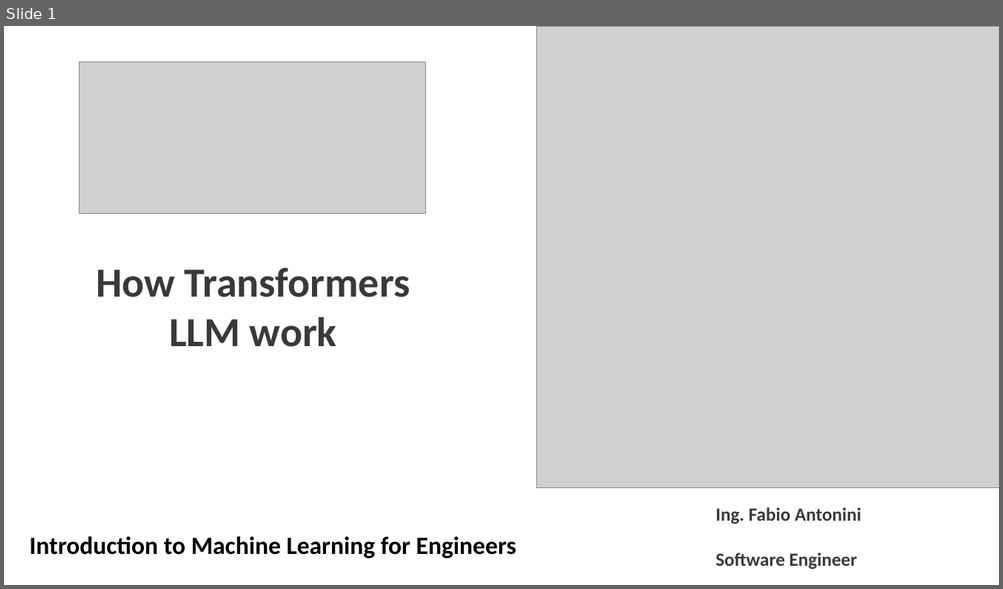
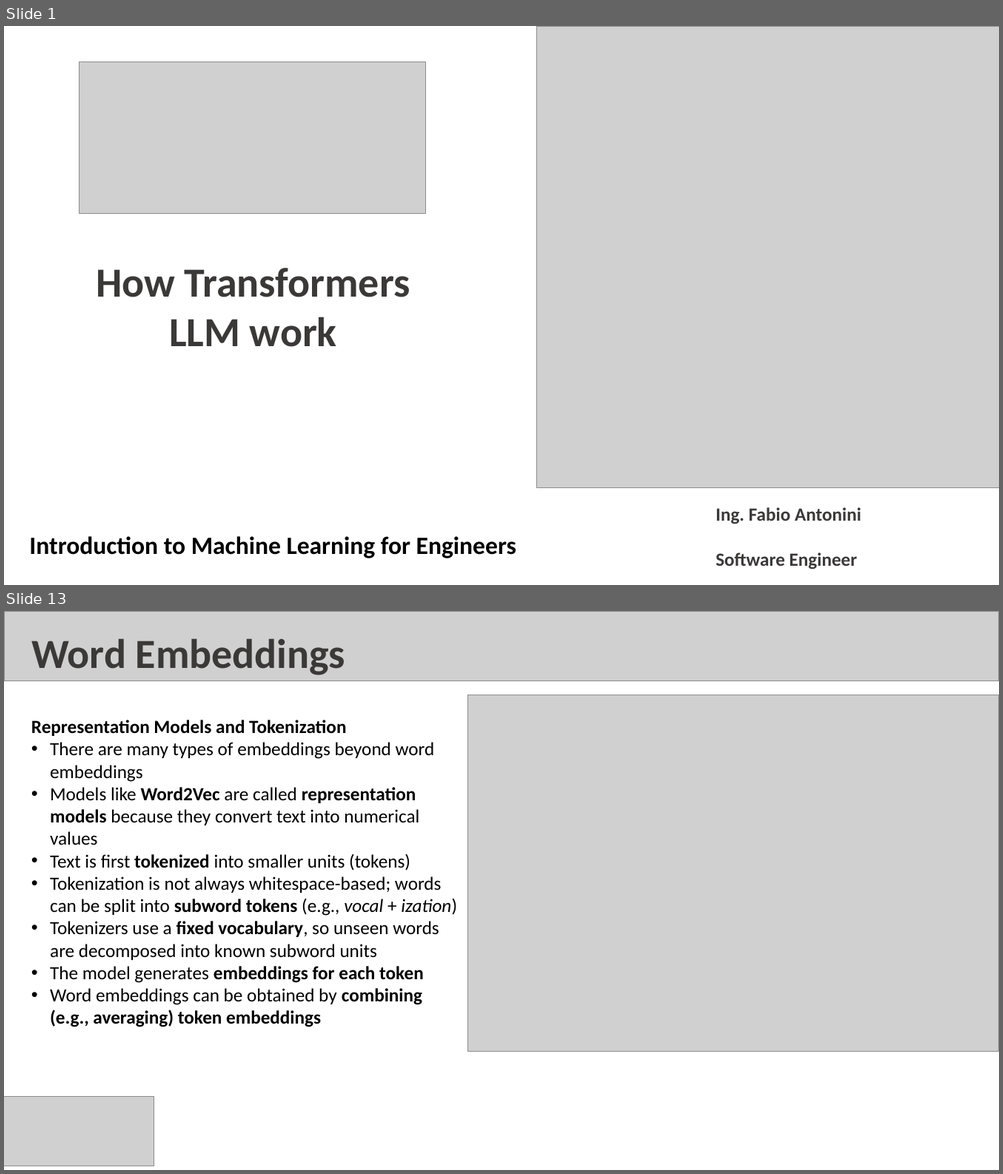
Before and after one commit to fabioantonini/dlai-short-courses, a slide deck: How Transformer LLMs Work/Slides/HowTransformersLLMwork.pptx. Shown one above the other, each under a label of ours: slide 1 before the commit, slides 1 and 13 after it; the slides between them are not shown. The pictures are 1003x589 and 1003x1174 pixels, drawn with LibreOffice and Linux fonts; fonts in the diff are those of the drawing; grey boxes stand for pictures; background and template pictures are left out. Boxes give left, top, right and bottom in pixels: in the first picture for what was removed or moved away, otherwise in the second. Text is boxed around its words. In the diff, an @@ line names an element or a change of style, - is before the commit and + after.

Commit message:
new pictures and pptx updated

```diff
--- a/How Transformer LLMs Work/Slides/HowTransformersLLMwork.pptx
+++ b/How Transformer LLMs Work/Slides/HowTransformersLLMwork.pptx
@@ slide 13 added at [4,611,999,1170], background #FFFFFF @@
@@ picture added at [4,611,999,681] @@
@@ text added at [31,638,345,675], 40 pt, text #3B3838, bold @@
+Word Embeddings
@@ picture added at [467,695,999,1051] @@
@@ text added at [31,720,457,1028], 18 pt, text #000000 @@
+Representation Models and Tokenization
+• There are many types of embeddings beyond word embeddings
+• Models like Word2Vec are called representation models because they convert text into numerical values
+• Text is first tokenized into smaller units (tokens)
+• Tokenization is not always whitespace-based; words can be split into subword tokens (e.g., vocal + ization)
+• Tokenizers use a fixed vocabulary, so unseen words are decomposed into known subword units
+• The model generates embeddings for each token
+• Word embeddings can be obtained by combining (e.g., averaging) token embeddings
@@ picture added at [4,1096,154,1167] @@
```
Also in this commit, not shown: 12 other slides added, 1 slide removed, 17 other files.
